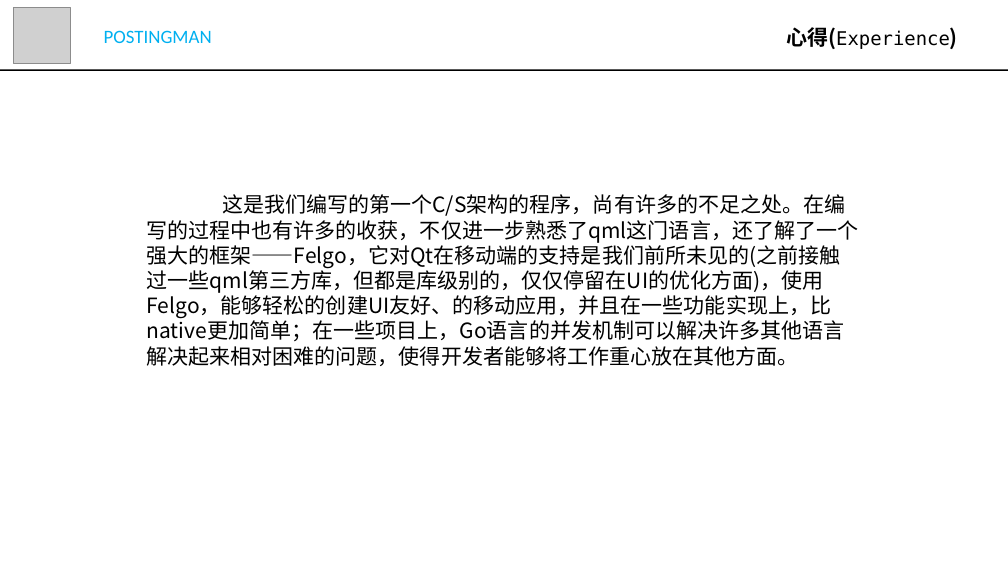
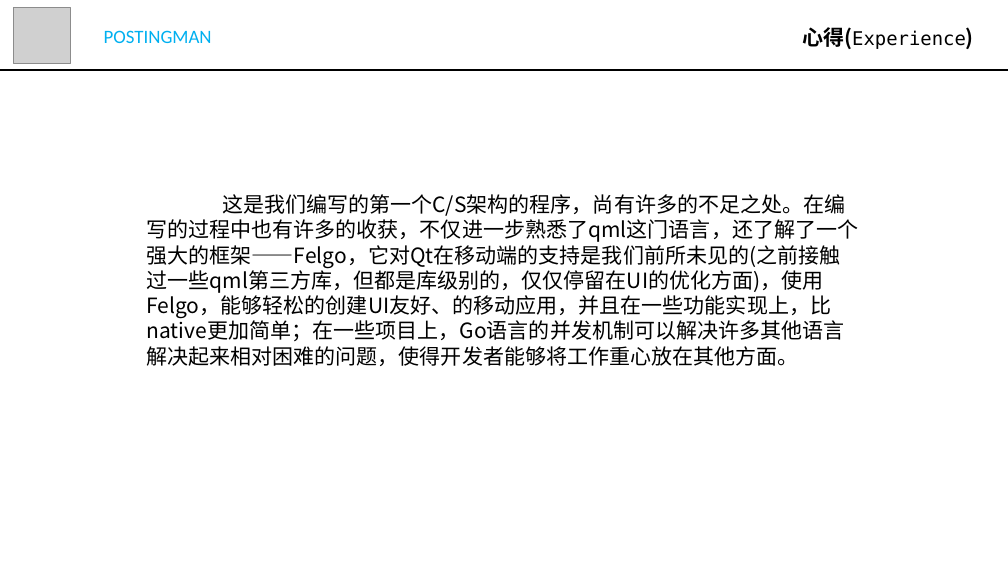
Before and after one commit to PostingMan/PostinTo, a slide deck: slide 22 of group-21-App.pptx. Drawn at 1008x567 pixels with LibreOffice and Linux fonts; fonts in the diff are those of the drawing; grey boxes stand for pictures. Boxes give left, top, right and bottom in pixels: in the first picture for what was removed or moved away, otherwise in the second. Text is boxed around its words. In the diff, an @@ line names an element or a change of style, - is before the commit and + after.

```diff
--- a/group-21-App.pptx
+++ b/group-21-App.pptx
@@ text "心得(Experience)": place and size @@
-text "心得(Experience)" at (786,27,950,49)
+text "心得(Experience)" at (802,27,966,49)
```
Also in this commit, not shown: 20 other slides changed.
